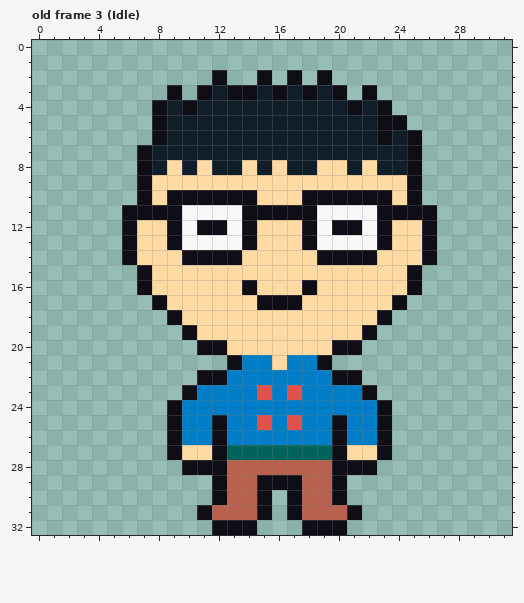
Two versions of one pixel-art file, 2D Platformer/Assets/Sprites/Characters/mikeNew.aseprite. Above, as it was before the edit.
32x33 pixels, 24 frames. Shown: old frame 3 (Idle). The commit also changed other frames, which this record leaves out.
New version:
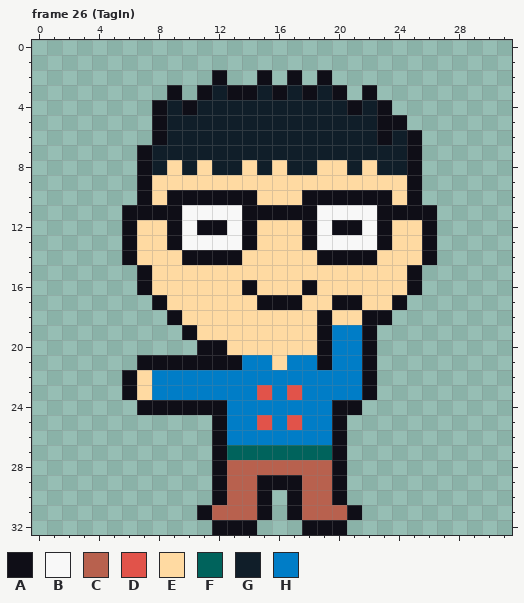
Palette (. is transparent): A #0f0e17  B #f8f8f8  C #b8614e  D #e1534a  E #ffdaa2  F #00635c  G #101e29  H #007dc7
A new or re-ordered frame is compared with the old frame closest to it.
Edits made:
frames 24 -> 28
Frame 26 (TagIn) is new; against old frame 3 (Idle), layer "Body":
y 17: x 20..21 EE -> AA
y 18: x 19 E -> A; x 22 E -> A
y 19: x 19..21 EEE -> AHH
y 20: x 19..22 EAA. -> AHHA
y 21: x 7..12 ...... -> AAAAAA; x 20..22 ... -> HHA
y 22: x 6..12 .....AA -> AEHHHHH; x 20..22 AA. -> HHA
y 23: x 6..10 ....A -> AEHHH
y 24: x 7..8 .. -> AA; x 10..12 HHH -> AAA; x 20..23 HHHA -> AA..
y 25..26: x 9..11 AHH -> ...; x 21..23 HHA -> ...
y 27: x 9..11 AEE -> ...; x 21..23 EEA -> ...
y 28: x 10..11 AA -> ..; x 21..22 AA -> ..
